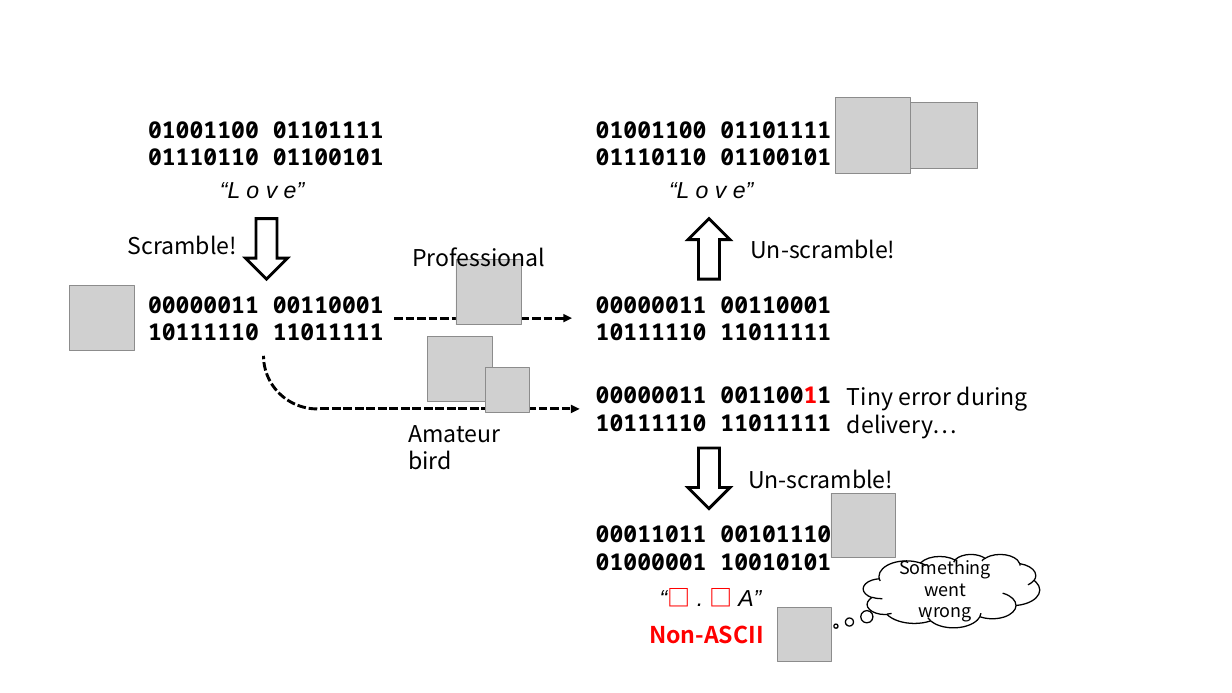
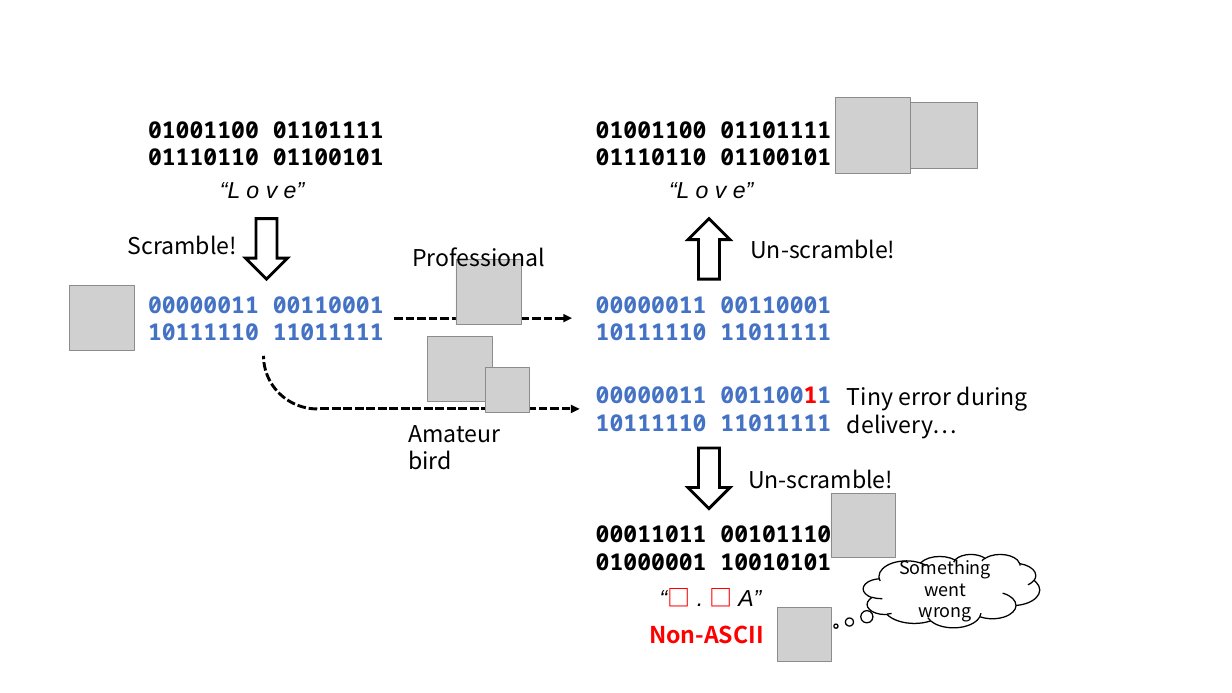
Before and after one commit to Tagussan/bitsnarl, a slide deck: slide 1 of docs/bitsnarl_figs.pptx. Drawn at 1232x693 pixels with LibreOffice and Linux fonts; fonts in the diff are those of the drawing; grey boxes stand for pictures. Boxes give left, top, right and bottom in pixels: in the first picture for what was removed or moved away, otherwise in the second. Text is boxed around its words. In the diff, an @@ line names an element or a change of style, - is before the commit and + after.

```diff
--- a/docs/bitsnarl_figs.pptx
+++ b/docs/bitsnarl_figs.pptx
@@ text colour #000000 to #4472C4 in 3 elements at (148,296,384,340), (596,386,831,432), (596,296,831,341) @@
```
Also in this commit, not shown: 1 other file.
